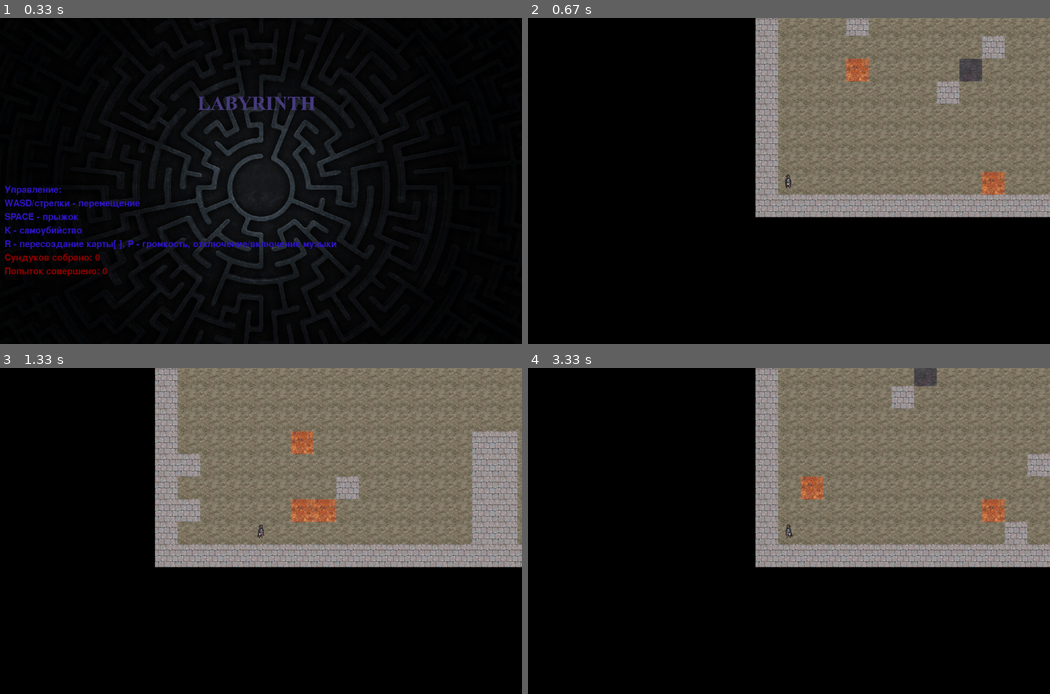
Above: before the commit, frames 1-4 (two rows, left to right).
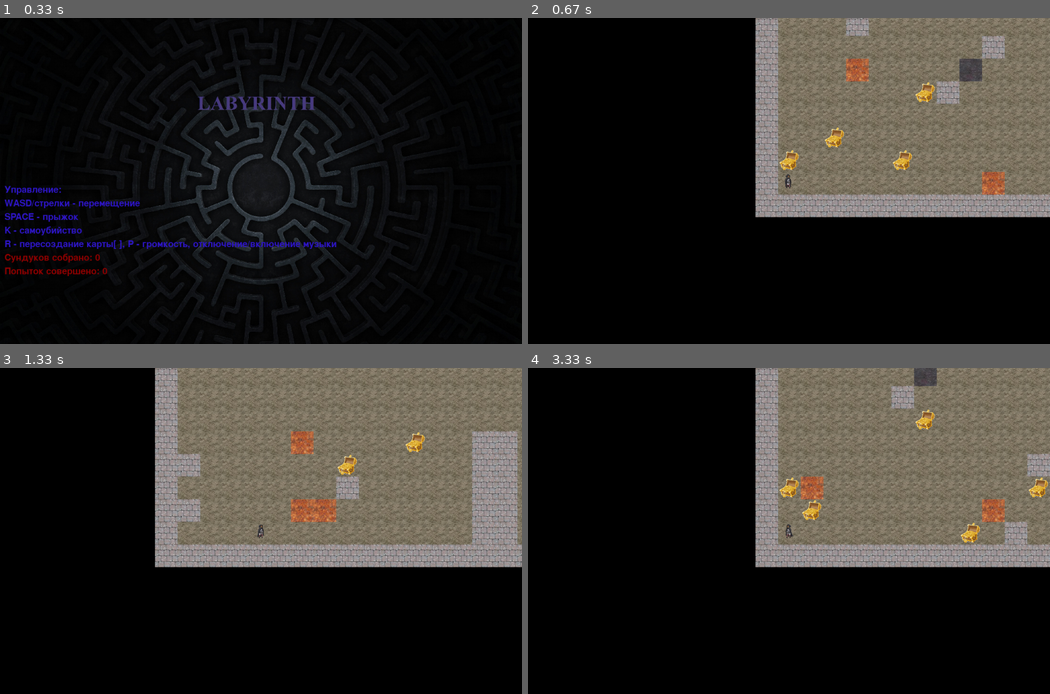
Above: after the commit, the same moments.

Repository: GluKhovKirill/Pygame-project
Game: pygame game, started from UI.py
The game is run twice, just before and just after one commit, with the same random seed, the same clock (stepped at 60 frames per second) and the same inputs.
Inputs (mouse positions are in pixels of both pictures, inside the frame that each line leads up to):
- Up to frame 1 (0.33 s): no input
- Up to frame 2 (0.67 s): click (789, 181) at 0.38 s
- Up to frame 3 (1.33 s): hold R 0.67-1.13 s; hold D 0.67-1.13 s; tap Space at 1.17 s
- Up to frame 4 (3.33 s): hold D 1.5-1.97 s; tap Space at 1.57, 1.87, 2.07, 2.4, 2.7, 2.9, 3.2 s; hold W 2-2.3 s; tap Right at 2.15 s; hold D 2.33-2.8 s; tap Left at 2.48 s; hold A from 2.83 s (still down)

Frame 1 is identical in both runs. In frame 2, 0.6% of the frame differs, in the area x 48-78%, y 19-47%; in frame 3, 0.3%; in frame 4, 0.7%, in the area x 48-100%, y 12-54%.

Commit message:
Сундуки можно собирать! Введен счетчик собранных сундуков

Diff:
--- a/UI.py
+++ b/UI.py
@@ -375,6 +375,7 @@
                 elif event.key == 114:
                     running = False
                     print("RESET LEVEL!")
+                    chests = 0
                     new_game(count)
                 elif event.key == 93:
                     #Increase music ("]" button)
@@ -415,7 +416,7 @@
 
             if pygame.sprite.spritecollideany(player, treasure_group):
                 chests += 1
-                all_sprites.sprites().remove(pygame.sprite.spritecollideany(player, treasure_group))
+                pygame.sprite.Sprite.kill(pygame.sprite.spritecollideany(player, treasure_group))
             if pygame.sprite.spritecollideany(player, hole_group):
                 running = False
                 print("Game Over")
@@ -439,6 +440,7 @@
     hole_group.draw(screen)
     exit_group.draw(screen)
     player_group.draw(screen)
+    treasure_group.draw(screen)
     pygame.display.flip()
     pass
 
